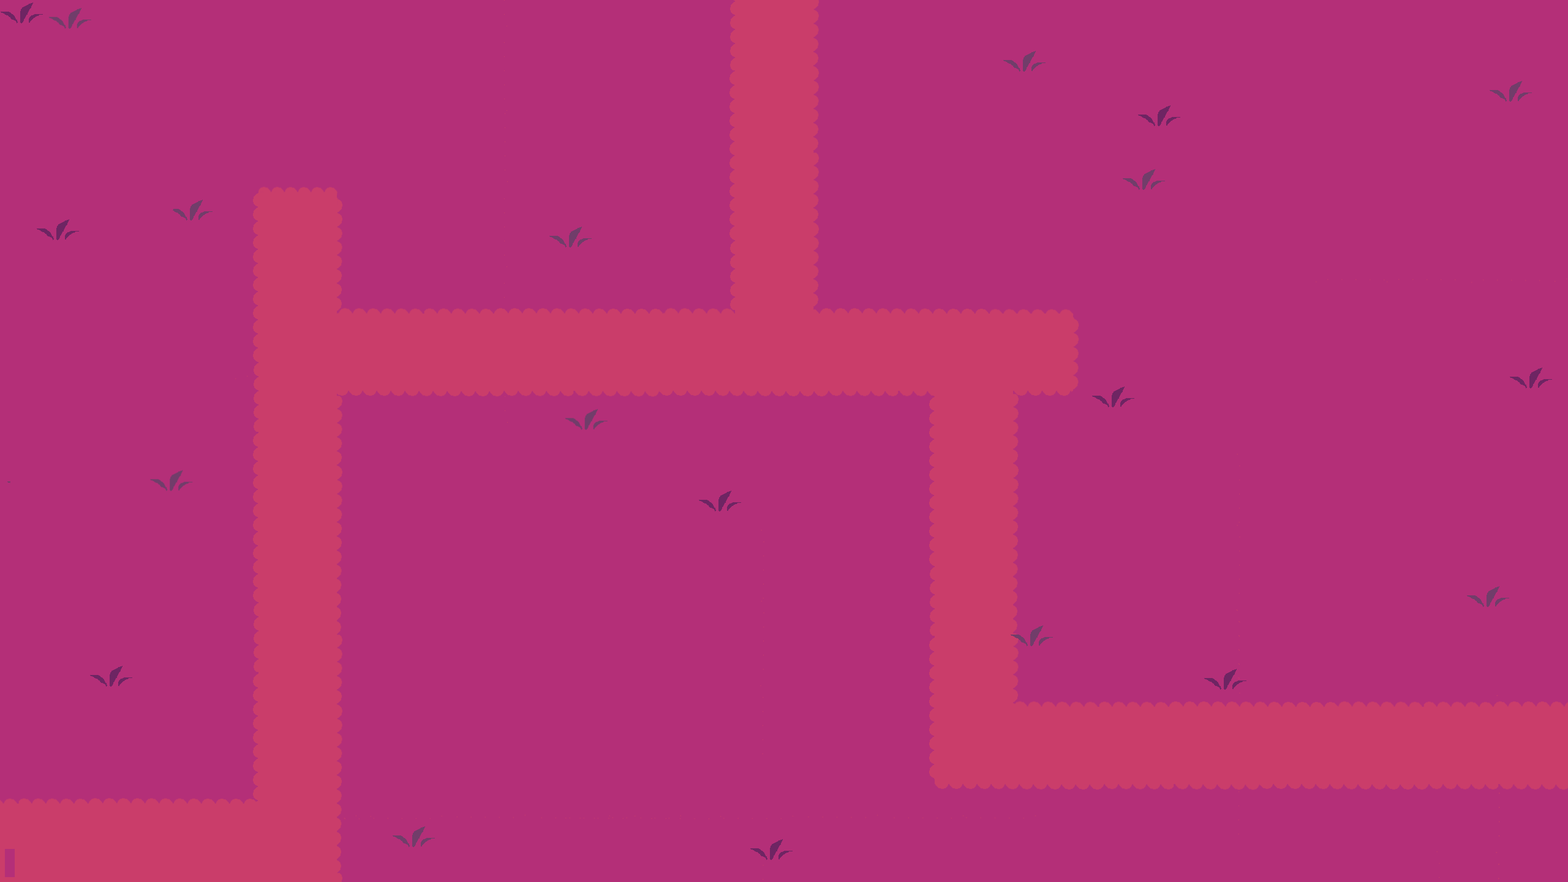
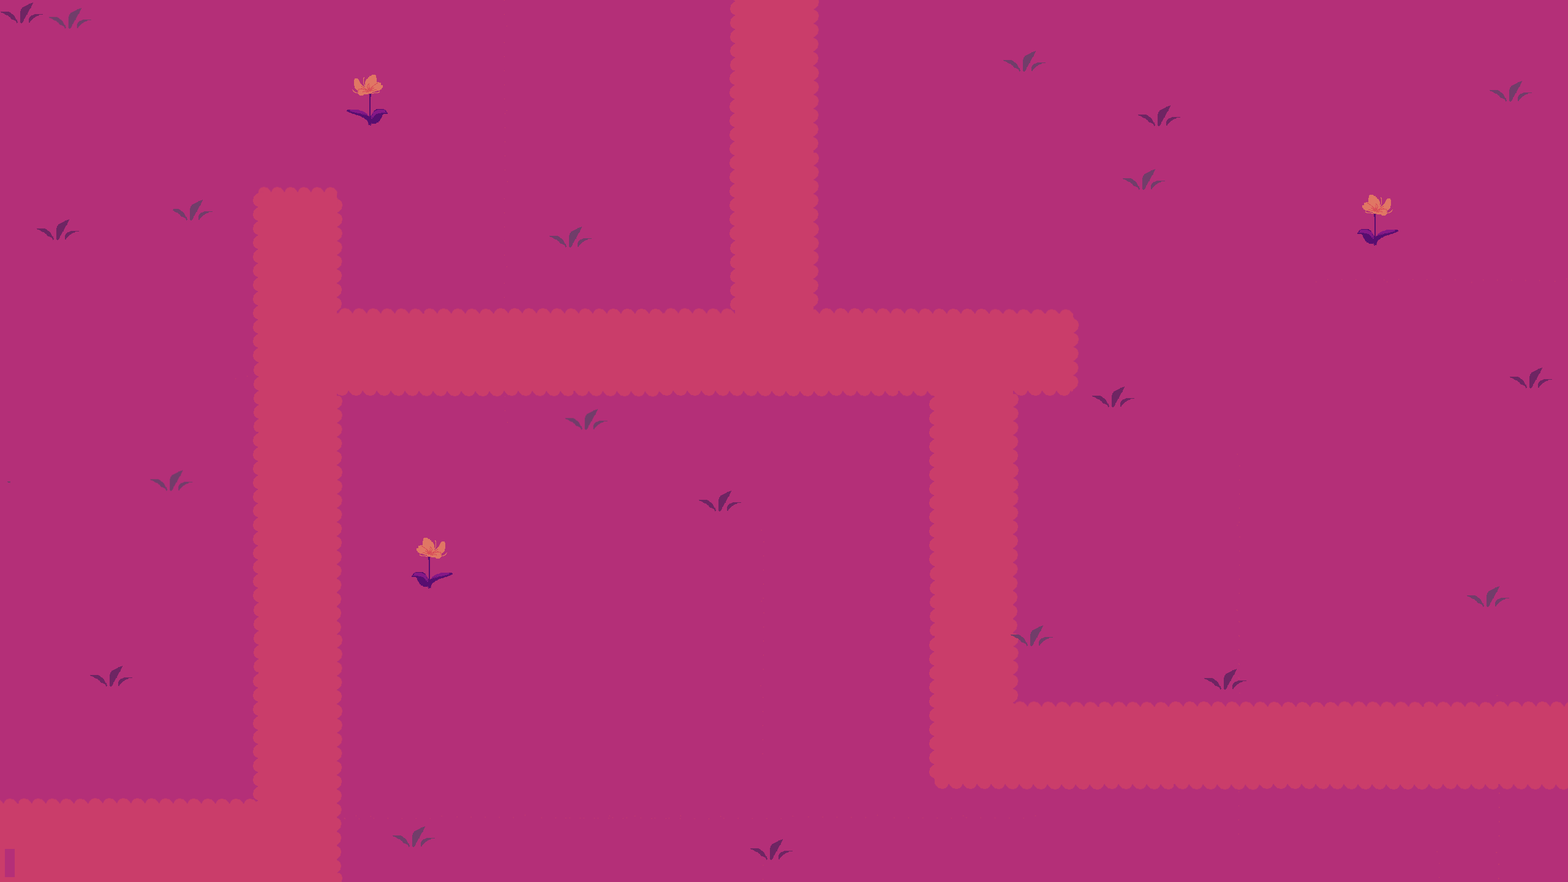
Two versions of the same layered image (1568 x 882). Layer-by-layer changes:
added layer "Paint Layer 2" (1st of 3) above "Paint Layer 2" over [346,74,388,126]
painted on "Paint Layer 1" (1st of 2) over [346,74,1399,589]
painted on "Paint Layer 1 Merged" (1st of 4) over [346,74,453,589]
painted on "Paint Layer 1 Merged" (2nd of 4) over [346,74,1399,589]
painted on "Paint Layer 1 Merged" (3rd of 4) over [411,537,453,589]
painted on "Paint Layer 1 Merged" (4th of 4) over [346,74,1399,589]
painted on "Background" over [346,74,1399,589]